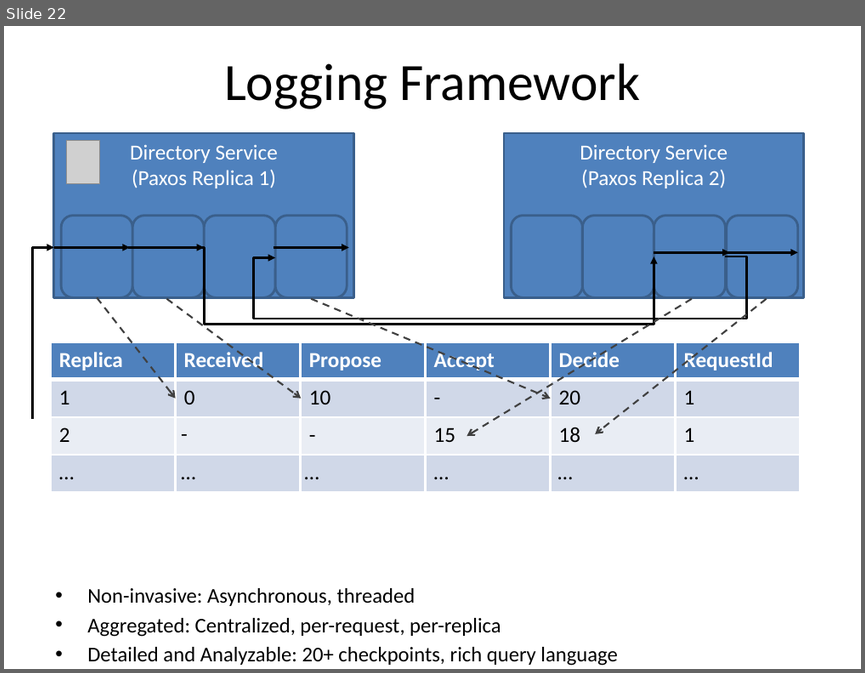
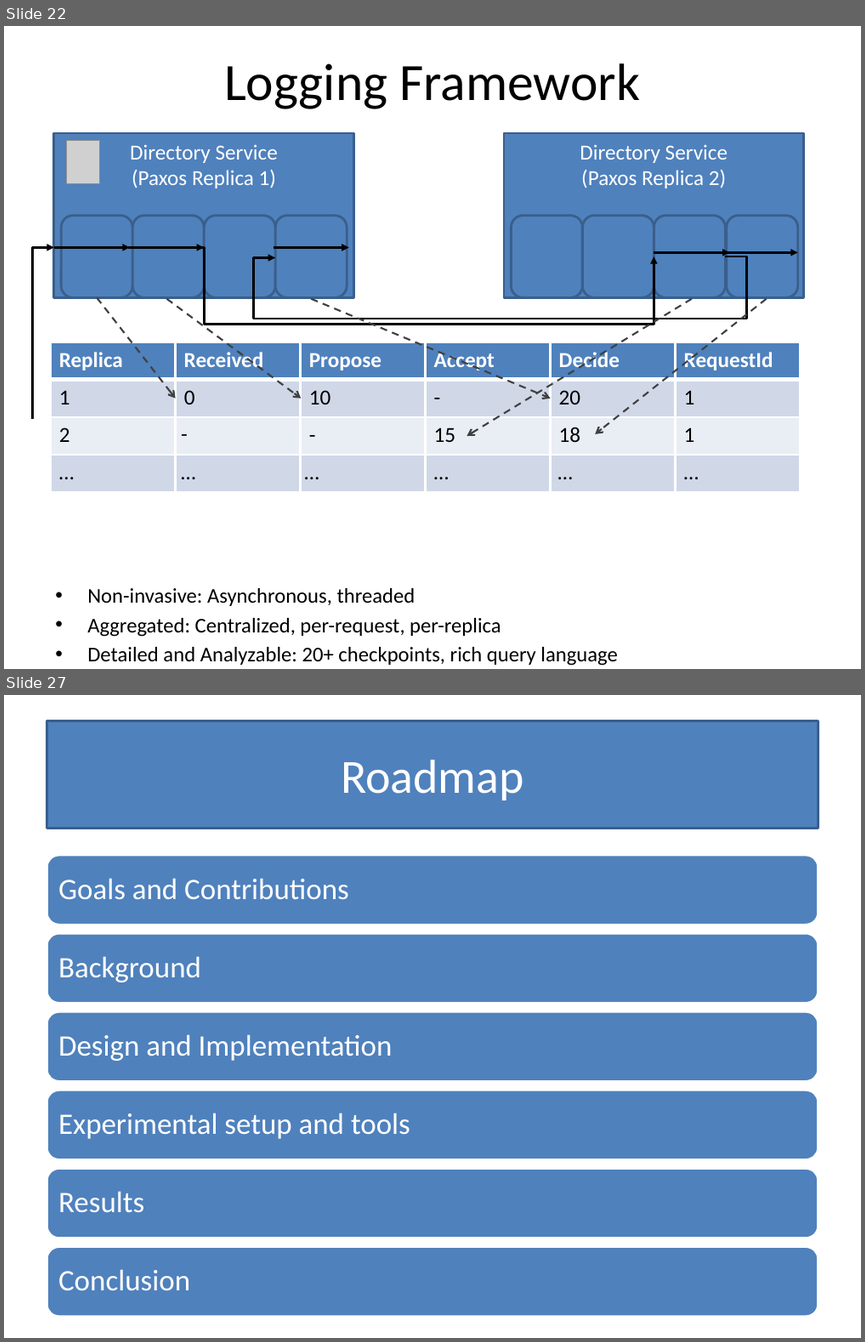
Before and after one commit to Slania/JPaxos-1, a slide deck: Paxos based directory updates for geo-replicated cloud storage.pptx. Shown one above the other, each under a label of ours: slide 22 before the commit, slides 22 and 27 after it; the slides between them are not shown. The pictures are 865x673 and 865x1342 pixels, drawn with LibreOffice and Linux fonts; fonts in the diff are those of the drawing; grey boxes stand for pictures. Boxes give left, top, right and bottom in pixels: in the first picture for what was removed or moved away, otherwise in the second. Text is boxed around its words. In the diff, an @@ line names an element or a change of style, - is before the commit and + after.

```diff
--- a/Paxos based directory updates for geo-replicated cloud storage.pptx
+++ b/Paxos based directory updates for geo-replicated cloud storage.pptx
@@ slide 27 added at (4,695,861,1338), background #FFFFFF @@
@@ title added at (46,721,818,828), fill #4F81BD, outline #3A5F8C 2 pt, 40 pt, text #FFFFFF @@
+Roadmap
@@ freeform shape added at (46,855,818,925), fill #4F81BD, outline #FFFFFF 2 pt, 25 pt, text #FFFFFF @@
+Goals and Contributions
@@ freeform shape added at (46,933,818,1004), fill #4F81BD, outline #FFFFFF 2 pt, 25 pt, text #FFFFFF @@
+Background
@@ freeform shape added at (46,1011,818,1082), fill #4F81BD, outline #FFFFFF 2 pt, 25 pt, text #FFFFFF @@
+Design and Implementation
@@ freeform shape added at (46,1090,818,1160), fill #4F81BD, outline #FFFFFF 2 pt, 25 pt, text #FFFFFF @@
+Experimental setup and tools
@@ freeform shape added at (46,1168,818,1238), fill #4F81BD, outline #FFFFFF 2 pt, 25 pt, text #FFFFFF @@
+Results
@@ freeform shape added at (46,1246,818,1316), fill #4F81BD, outline #FFFFFF 2 pt, 25 pt, text #FFFFFF @@
+Conclusion
```
Also in this commit, not shown: 10 slides changed, 8 other slides added.
